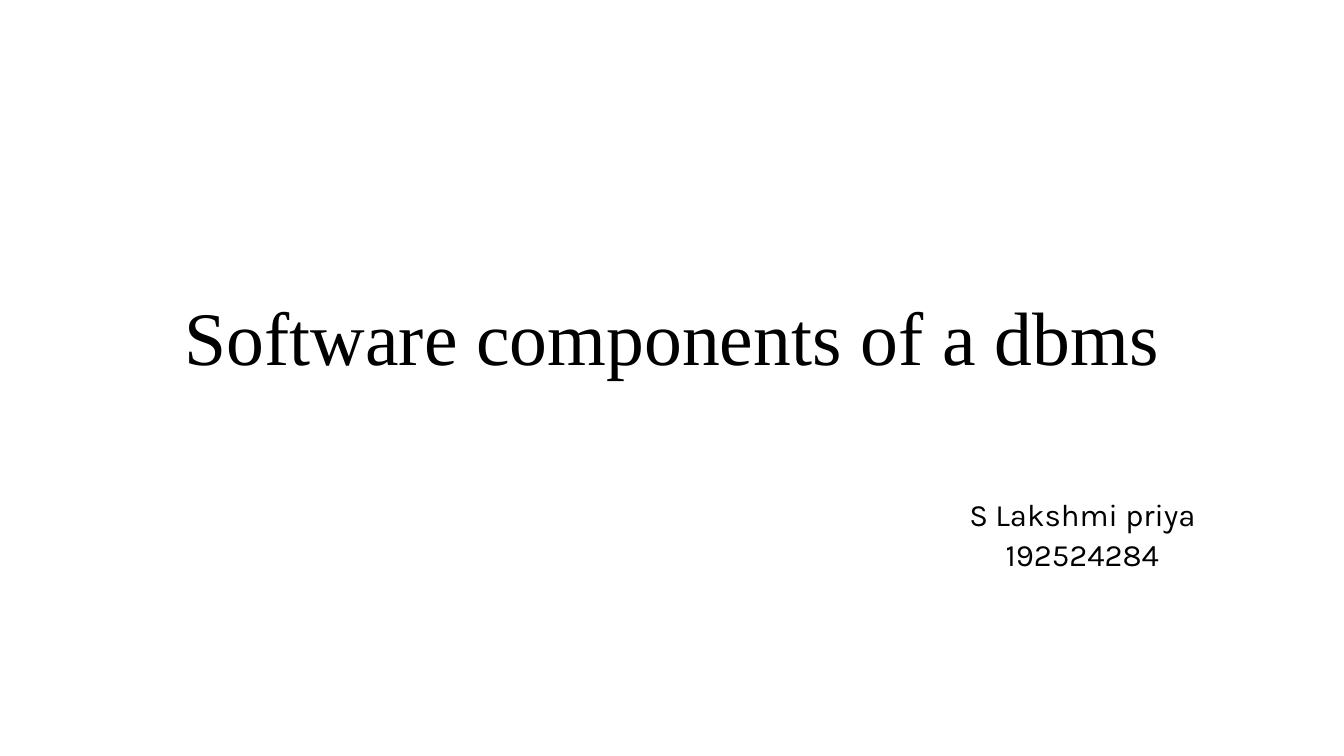
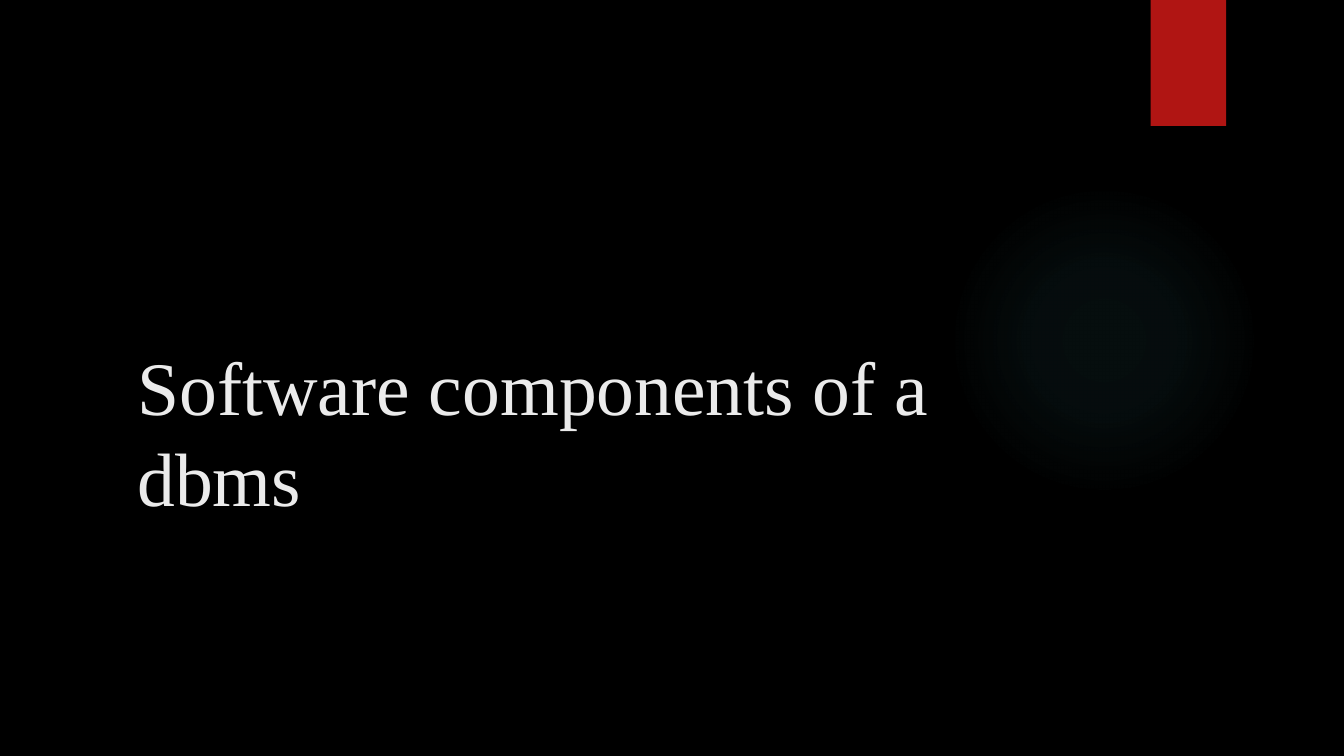
Before and after one commit to priyasiddapu-create/csa-0504-dbms, a slide deck: slide 13 of dbms ppt.pptx. Drawn at 1344x756 pixels with LibreOffice and Linux fonts; fonts in the diff are those of the drawing; background and template pictures are left out. Boxes give left, top, right and bottom in pixels: in the first picture for what was removed or moved away, otherwise in the second. Text is boxed around its words. In the diff, an @@ line names an element or a change of style, - is before the commit and + after.

```diff
--- a/dbms ppt.pptx
+++ b/dbms ppt.pptx
@@ background #FFFFFF to picture (left out) @@
@@ rectangle added at (x1=1150, y1=0, x2=1226, y2=126), fill #B01513 @@
@@ title "Software components of a dbms" moved from (x1=185, y1=311, x2=1159, y2=380) to (x1=137, y1=361, x2=928, y2=507) @@
@@ title "Software components of a dbms" at (x1=137, y1=361, x2=928, y2=507): text colour #000000 to #EBEBEB; alignment centre to left; line spacing 0.9 to 1 @@
@@ ellipse added at (x1=949, y1=185, x2=1259, y2=495), fill gradient #50B9C1 @@
@@ subtitle removed at (x1=969, y1=504, x2=1195, y2=567) @@
-S Lakshmi priya
-192524284
```
Also in this commit, not shown: 19 other slides changed, 1 slide added.
